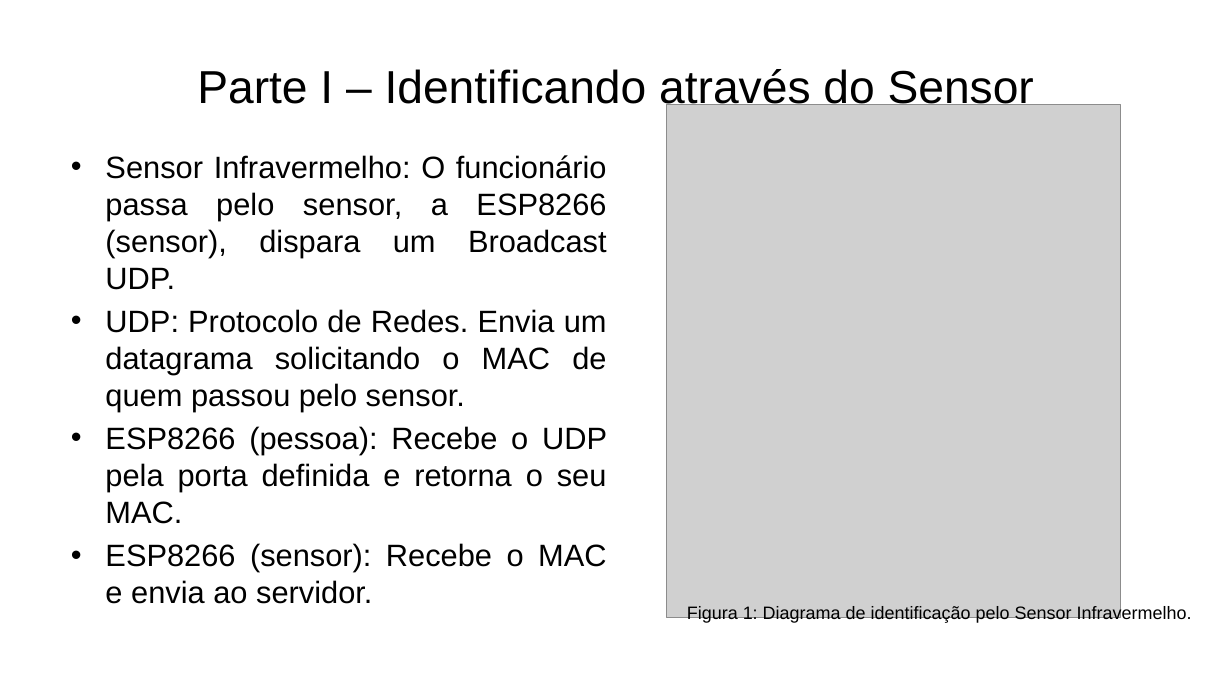
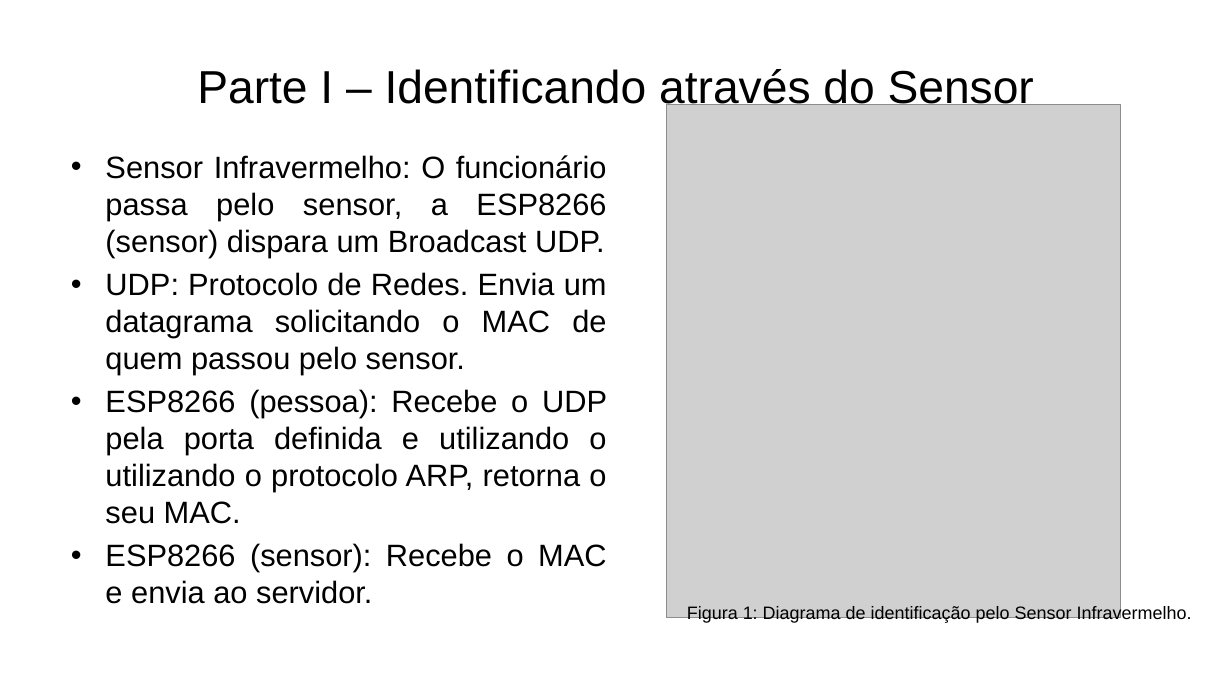
Before and after one commit to Guigajks/PI-VIII, a slide deck: slide 7 of Documentação/Apresentação Projeto PID.pptx. Drawn at 1232x693 pixels with LibreOffice and Linux fonts; fonts in the diff are those of the drawing; grey boxes stand for pictures; background and template pictures are left out. Boxes give left, top, right and bottom in pixels: in the first picture for what was removed or moved away, otherwise in the second. Text is boxed around its words. In the diff, an @@ line names an element or a change of style, - is before the commit and + after.

Commit message:
ppt apresentação parte Ca.

```diff
--- a/Documentação/Apresentação Projeto PID.pptx
+++ b/Documentação/Apresentação Projeto PID.pptx
@@ text at <box>105,155,607,258</box>: text changed @@
-• Sensor Infravermelho: O funcionário passa pelo sensor, a ESP8266 (sensor), dispara um Broadcast UDP.
+• Sensor Infravermelho: O funcionário passa pelo sensor, a ESP8266 (sensor) dispara um Broadcast UDP.
@@ text at <box>105,389,607,524</box>: text changed @@
-• ESP8266 (pessoa): Recebe o UDP pela porta definida e retorna o seu MAC.
+• ESP8266 (pessoa): Recebe o UDP pela porta definida e utilizando o utilizando o protocolo ARP, retorna o seu MAC.
```
Also in this commit, not shown: 2 other slides changed, 2 slides added, 1 slide removed.
